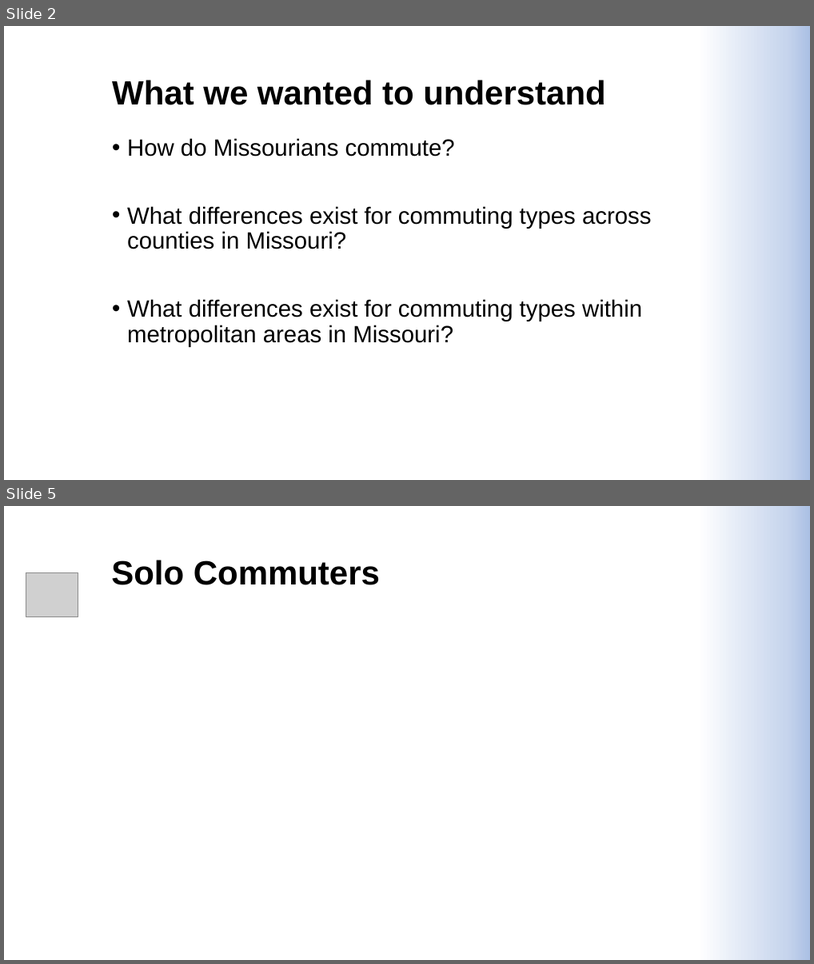
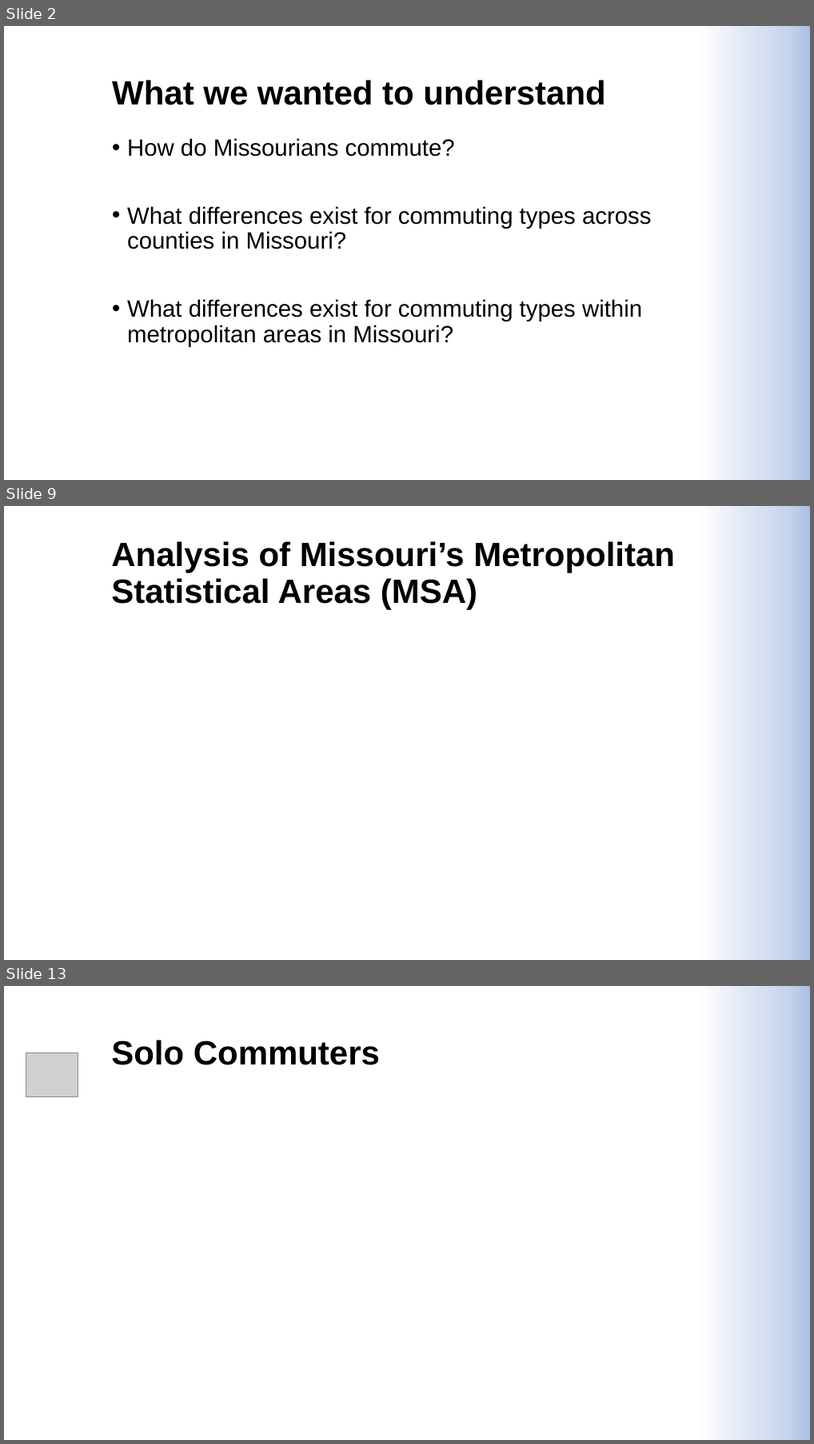
Before and after one commit to Ampwy5/Project1Git-, a slide deck: Missouri Commuter Analysis.pptx. Shown one above the other, each under a label of ours: slides 2 and 5 before the commit, slides 2, 9 and 13 after it; the slides between them are not shown. The pictures are 814x964 and 814x1444 pixels, drawn with LibreOffice and Linux fonts; fonts in the diff are those of the drawing; grey boxes stand for pictures; background and template pictures are left out. Boxes give left, top, right and bottom in pixels: in the first picture for what was removed or moved away, otherwise in the second. Text is boxed around its words. In the diff, an @@ line names an element or a change of style, - is before the commit and + after.

```diff
--- a/Missouri Commuter Analysis.pptx
+++ b/Missouri Commuter Analysis.pptx
@@ slide 9 added at (4,506,810,960), background gradient #FFFFFF to #C7D5ED to #ABC0E4 @@
@@ title added at (111,541,675,609), 40 pt, text #000000, bold @@
+Analysis of Missouri’s Metropolitan Statistical Areas (MSA)
@@ what was slide 5 is now slide 13 @@
```
Also in this commit, not shown: 2 slides changed, 6 other slides added, 6 slides removed, 6 other files.
